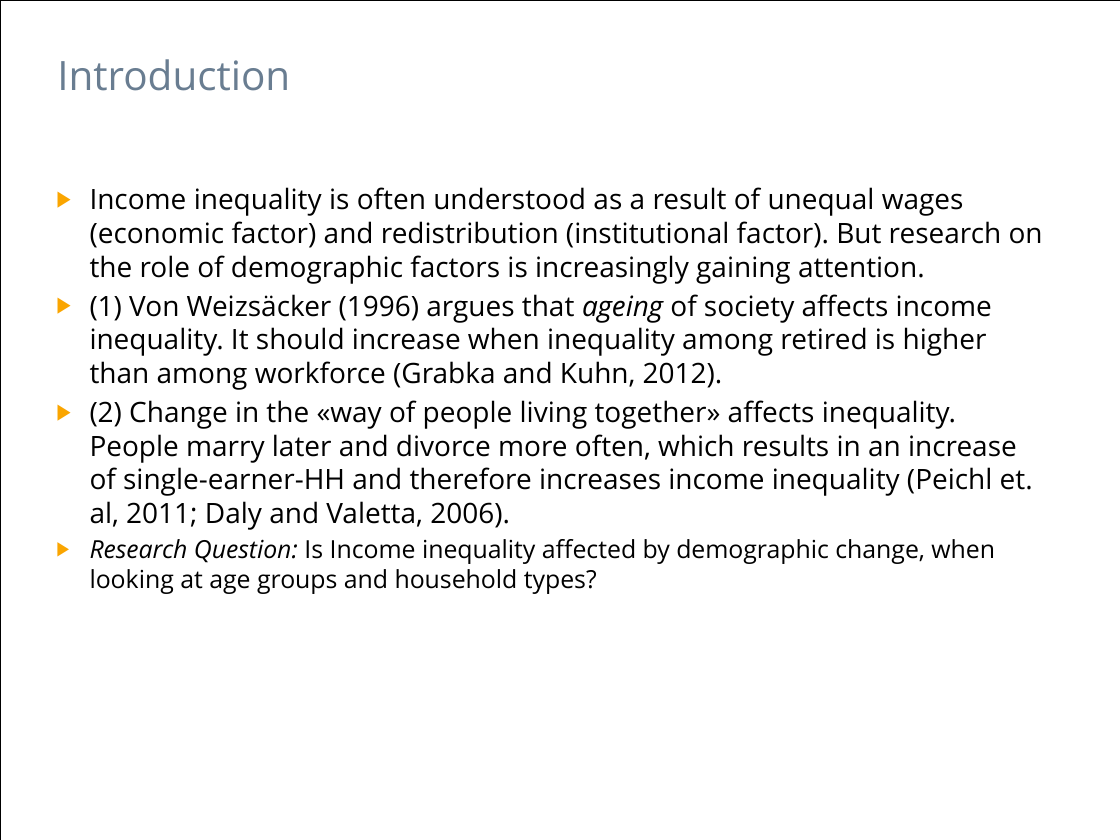
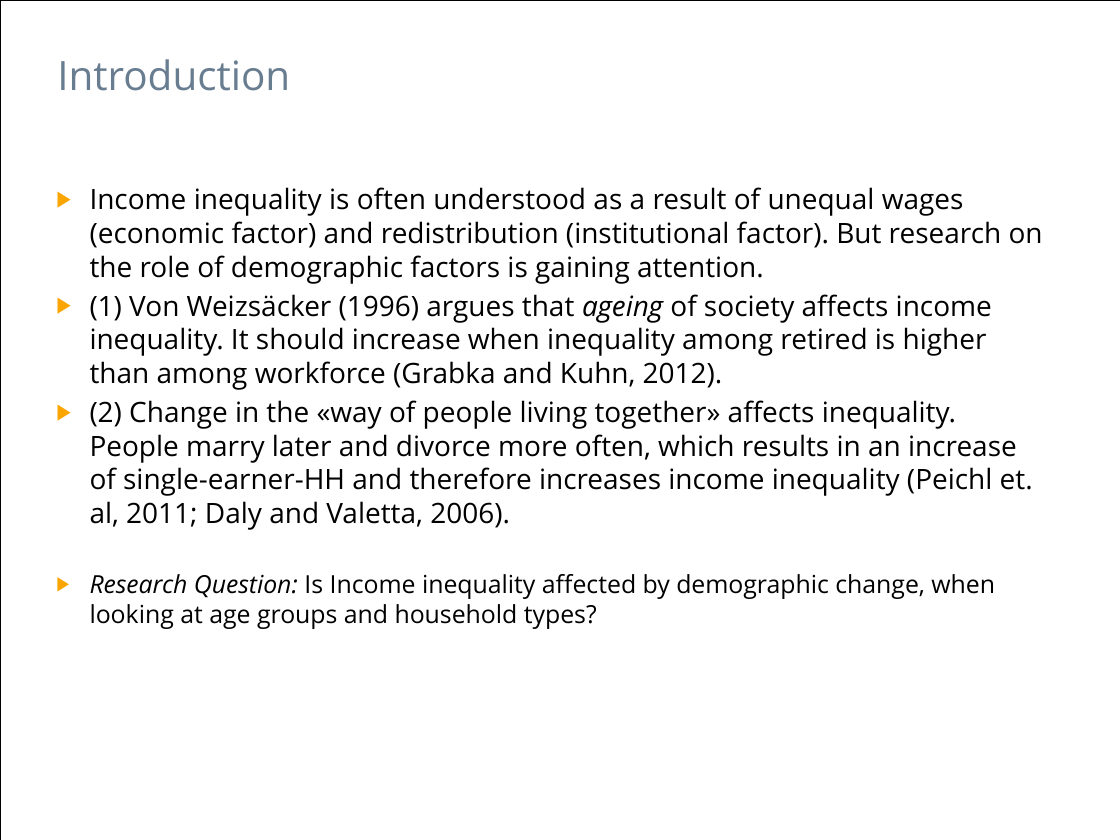
Before and after one commit to hackstutz/neuchatel, a slide deck: slide 2 of presentation/Inequality by Demographic Factors_NoTheory_3.pptx. Drawn at 1120x840 pixels with LibreOffice and Linux fonts; fonts in the diff are those of the drawing. Boxes give left, top, right and bottom in pixels: in the first picture for what was removed or moved away, otherwise in the second. Text is boxed around its words. In the diff, an @@ line names an element or a change of style, - is before the commit and + after.

```diff
--- a/presentation/Inequality by Demographic Factors_NoTheory_3.pptx
+++ b/presentation/Inequality by Demographic Factors_NoTheory_3.pptx
@@ text at (90,187,1043,284): text changed @@
-▶ Income inequality is often understood as a result of unequal wages (economic factor) and redistribution (institutional factor). But research on the role of demographic factors is increasingly gaining attention.
+▶ Income inequality is often understood as a result of unequal wages (economic factor) and redistribution (institutional factor). But research on the role of demographic factors is gaining attention.
```
Also in this commit, not shown: 5 other slides changed.
